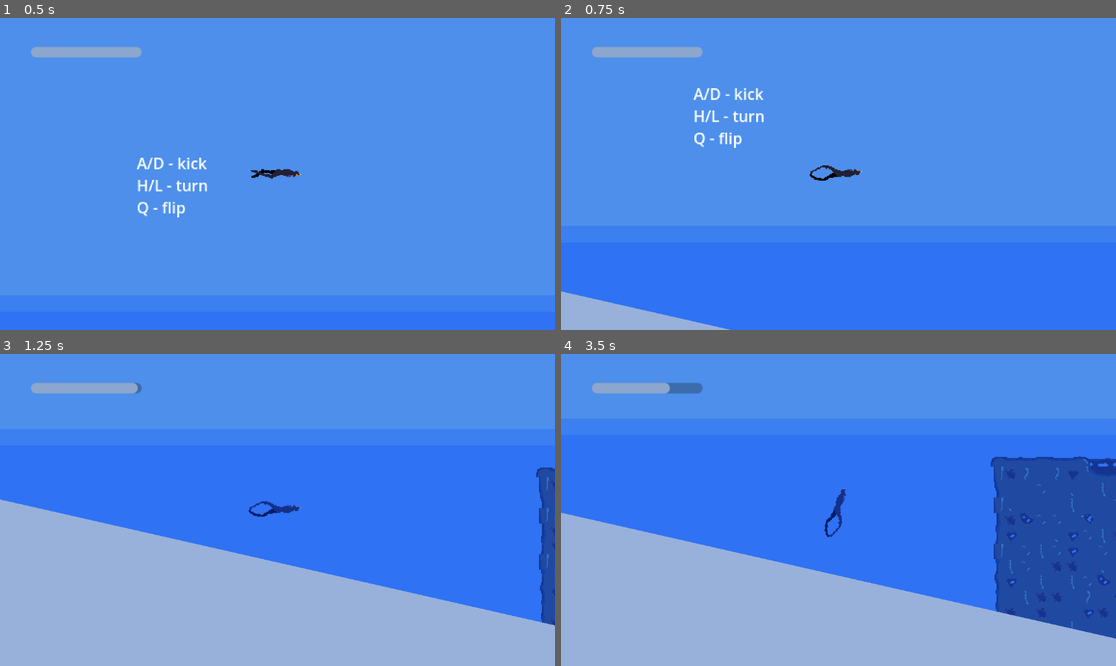
Above: before the commit, frames 1-4 (two rows, left to right).
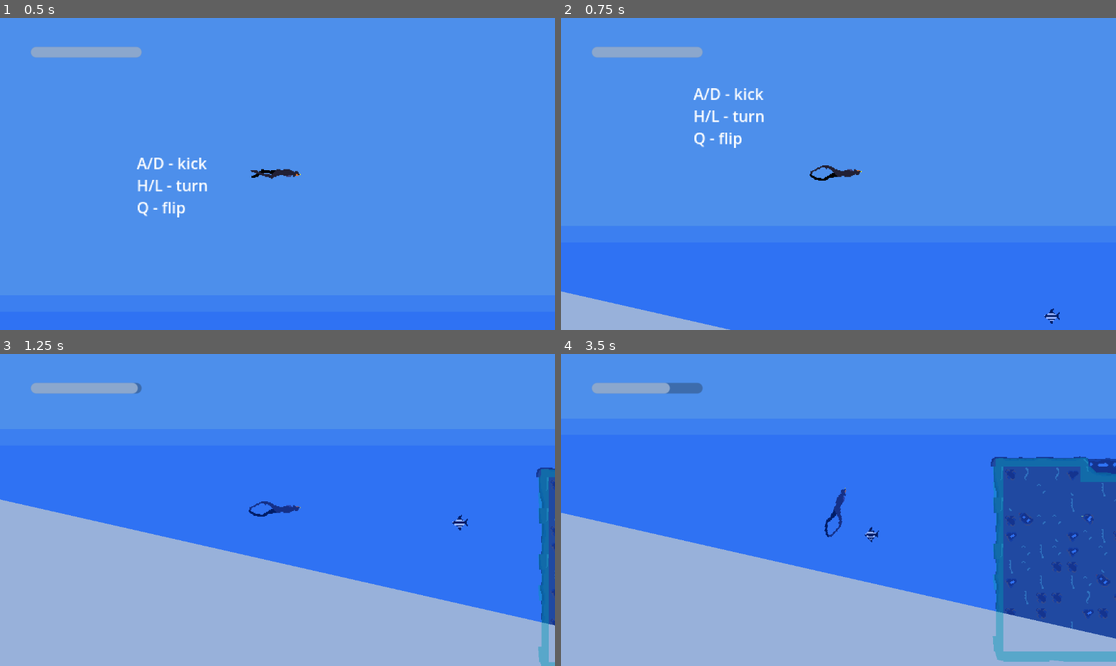
Above: after the commit, the same moments.

Repository: kstolen0/freediver-game
Game: Godot game, scene res://root.tscn
Two runs of this game, one before a commit and one after it. Both use one fixed random seed, a clock stepped at 60 frames per second and the inputs below.
Inputs:
- Up to frame 1 (0.5 s): no input
- Up to frame 2 (0.75 s): hold D from 0.53 s (still down); tap Q (flip_diver) at 0.6 s
- Up to frame 3 (1.25 s): keep holding D
- Up to frame 4 (3.5 s): release D at 1.28 s; hold A 1.28-2.03 s; tap L at 1.35 s; hold H 2.03-2.78 s; hold D from 2.03 s (still down); tap Q (flip_diver) at 2.85 s

Frame 1 is identical in both runs. In frame 2, less than 0.1% of the frame differs, in the area x 86-90%, y 93-98%; in frame 3, 1.0%; in frame 4, 2.3%, in the area x 54-100%, y 32-99%.

Commit message:
add fish

Diff:
--- /dev/null
+++ b/fish/fish-sm/fish-sm-state-machine.gd
@@ -0,0 +1,40 @@
+extends Node
+
+@export var initial_state: FishSmState
+var current_state: FishSmState
+var states = {}
+
+# Called when the node enters the scene tree for the first time.
+func _ready() -> void:
+	for child in get_children():
+		if child is FishSmState:
+			states[child.name.to_lower()] = child
+			child.transitioned.connect(on_child_transition)
+	if initial_state:
+		current_state = initial_state
+		current_state.enter()
+
+# Called every frame. 'delta' is the elapsed time since the previous frame.
+func _process(delta: float) -> void:
+	if current_state:
+		current_state.process_state(delta)
+
+func _physics_process(delta: float) -> void:
+	if current_state:
+		current_state.physics_process_state(delta)
+
+func on_child_transition(state: FishSmState, new_state_name):
+	if state != current_state:
+		print("wrong state [", state.name.to_lower(), "] current state is [", current_state.name.to_lower(), "]")
+		return
+
+	var new_state = states.get(new_state_name.to_lower())
+	if !new_state:
+		print("new state [", new_state_name, "] does not exist")
+		return
+
+	if current_state:
+		current_state.exit()
+
+	new_state.enter()
+	current_state = new_state
--- /dev/null
+++ b/fish/fish-sm/fish-sm.tscn
@@ -0,0 +1,70 @@
+[gd_scene load_steps=9 format=3 uid="uid://bp0d6xqoonf2y"]
+
+[ext_resource type="Texture2D" uid="uid://m0ufdoqd7h1d" path="res://fish/fish-sm/fish-sm-bw.png" id="1_p6hax"]
+[ext_resource type="Script" path="res://fish/fish-sm/fish_sm.gd" id="1_x5031"]
+[ext_resource type="Script" path="res://fish/fish-sm/fish-sm-state-machine.gd" id="2_nwpfl"]
+[ext_resource type="Script" path="res://fish/fish-sm/states/fish-sm-cruise.gd" id="3_d6i8x"]
+
+[sub_resource type="CircleShape2D" id="CircleShape2D_bad6l"]
+
+[sub_resource type="Animation" id="Animation_5lwch"]
+resource_name = "cruise"
+length = 4.0
+loop_mode = 1
+tracks/0/type = "value"
+tracks/0/imported = false
+tracks/0/enabled = true
+tracks/0/path = NodePath(".:frame")
+tracks/0/interp = 1
+tracks/0/loop_wrap = true
+tracks/0/keys = {
+"times": PackedFloat32Array(0.0333333, 2),
+"transitions": PackedFloat32Array(1, 1),
+"update": 1,
+"values": [0, 1]
+}
+
+[sub_resource type="Animation" id="Animation_8hh24"]
+length = 0.001
+tracks/0/type = "value"
+tracks/0/imported = false
+tracks/0/enabled = true
+tracks/0/path = NodePath(".:frame")
+tracks/0/interp = 1
+tracks/0/loop_wrap = true
+tracks/0/keys = {
+"times": PackedFloat32Array(0),
+"transitions": PackedFloat32Array(1),
+"update": 1,
+"values": [0]
+}
+
+[sub_resource type="AnimationLibrary" id="AnimationLibrary_mo8i5"]
+_data = {
+"RESET": SubResource("Animation_8hh24"),
+"cruise": SubResource("Animation_5lwch")
+}
+
+[node name="fish-sm" type="CharacterBody2D"]
+collision_layer = 32
+collision_mask = 20
+script = ExtResource("1_x5031")
+
+[node name="CollisionShape2D" type="CollisionShape2D" parent="."]
+shape = SubResource("CircleShape2D_bad6l")
+
+[node name="bw-fish-sprite" type="Sprite2D" parent="."]
+texture = ExtResource("1_p6hax")
+hframes = 2
+
+[node name="animation" type="AnimationPlayer" parent="bw-fish-sprite"]
+libraries = {
+"": SubResource("AnimationLibrary_mo8i5")
+}
+
+[node name="fish-sm-state-machine" type="Node" parent="." node_paths=PackedStringArray("initial_state")]
+script = ExtResource("2_nwpfl")
+initial_state = NodePath("cruise")
+
+[node name="cruise" type="Node" parent="fish-sm-state-machine"]
+script = ExtResource("3_d6i8x")
--- /dev/null
+++ b/fish/fish-sm/fish_sm.gd
@@ -0,0 +1,7 @@
+extends CharacterBody2D
+
+var submerged = 0
+signal on_water()
+
+func _physics_process(delta: float) -> void:
+	move_and_slide()
--- /dev/null
+++ b/fish/fish-sm/states/fish-sm-cruise.gd
@@ -0,0 +1,37 @@
+extends FishSmState
+class_name FishSmCruise
+
+var turn_timer : Timer
+var time = 0
+var initial_velocity = Vector2(-20,0)
+
+@onready var animation = $"../../bw-fish-sprite/animation"
+@onready var sprite = $"../../bw-fish-sprite"
+
+# Called when the node enters the scene tree for the first time.
+func enter():
+	print("fish-sm CRUISING")
+	fish.velocity = initial_velocity
+	animation.play("cruise")
+	setup_turn_timer()
+
+func setup_turn_timer():
+	turn_timer = Timer.new()
+	turn_timer.wait_time = randi_range(10,15)
+	turn_timer.timeout.connect(turn)
+	turn_timer.autostart = true
+	add_child(turn_timer)
+
+func turn():
+	sprite.scale.x = -sprite.scale.x
+	fish.velocity.x = initial_velocity.x * sprite.scale.x
+
+func exit():
+	turn_timer.queue_free()
+
+func process_state(delta):
+	time += delta
+	var amplitude = 0.2
+	var frequency = 0.5
+	var y = sin(time * frequency) * amplitude
+	fish.position.y = fish.position.y + y
--- /dev/null
+++ b/fish/fish-sm/states/fish-sm-state.gd
@@ -0,0 +1,25 @@
+extends Node
+class_name FishSmState
+
+signal transitioned(state, new_state_name)
+
+@onready var fish : CharacterBody2D = get_owner()
+
+# Called when the node enters the scene tree for the first time.
+func _ready() -> void:
+	pass # Replace with function body.
+
+func enter():
+	pass
+
+func exit():
+	pass
+
+func process_state(delta):
+	pass
+
+func physics_process_state(delta):
+	pass
+
+func _process(delta):
+	pass
--- a/project.godot
+++ b/project.godot
@@ -30,6 +30,7 @@
 2d_physics/layer_3="sand"
 2d_physics/layer_4="gulls"
 2d_physics/layer_5="rocks"
+2d_physics/layer_6="fish"
 
 [rendering]
 
--- a/root.tscn
+++ b/root.tscn
@@ -6,6 +6,7 @@
 [ext_resource type="TileSet" uid="uid://uj8r258vae4i" path="res://tiles_2.tres" id="3_w85op"]
 [ext_resource type="PackedScene" uid="uid://bxy8xhydg8jl2" path="res://ui/breath_bar.tscn" id="4_upb3n"]
 [ext_resource type="PackedScene" uid="uid://cvcuw6wh2kmbu" path="res://seagull/seagull.tscn" id="5_wlr40"]
+[ext_resource type="PackedScene" uid="uid://bp0d6xqoonf2y" path="res://fish/fish-sm/fish-sm.tscn" id="7_rtvx7"]
 
 [node name="root" type="Node2D"]
 position = Vector2(1073, 0)
@@ -18,6 +19,7 @@
 position = Vector2(81, -258)
 tile_map_data = PackedByteArray("AAALAIwAAAAGAAYAAAALAIsAAAAGAAcAAAALAIoAAAAGAAYAAAALAIkAAAAAAAUAAAALAIgAAAAAAAIAAAAKAI …(90784 unchanged characters)…
 tile_set = ExtResource("3_w85op")
+collision_visibility_mode = 1
 
 [node name="CanvasLayer" type="CanvasLayer" parent="."]
 scale = Vector2(2, 2)
@@ -38,6 +40,15 @@
 H/L - turn
 Q - flip
 "
+
+[node name="fish-sm3" parent="." instance=ExtResource("7_rtvx7")]
+position = Vector2(451, 1898)
+
+[node name="fish-sm2" parent="." instance=ExtResource("7_rtvx7")]
+position = Vector2(313, 1812)
+
+[node name="fish-sm" parent="." instance=ExtResource("7_rtvx7")]
+position = Vector2(-498, 1768)
 
 [node name="player" parent="." instance=ExtResource("1_8hcbp")]
 position = Vector2(-740, 1474)
--- a/tiles_2.tres
+++ b/tiles_2.tres
@@ -891,6 +891,7 @@
 
 [resource]
 physics_layer_0/collision_layer = 16
+physics_layer_0/collision_mask = 41
 physics_layer_0/physics_material = SubResource("PhysicsMaterial_e5tsh")
 terrain_set_0/mode = 0
 terrain_set_0/terrain_0/name = "fg"
Binary file added: fish-sm-bw.ase
Binary file added: fish/fish-sm/fish-sm-bw.png
Not shown, added: fish/fish-sm/fish-sm-bw.png.import
Not shown: 1 places in root.tscn that only renumber resources
